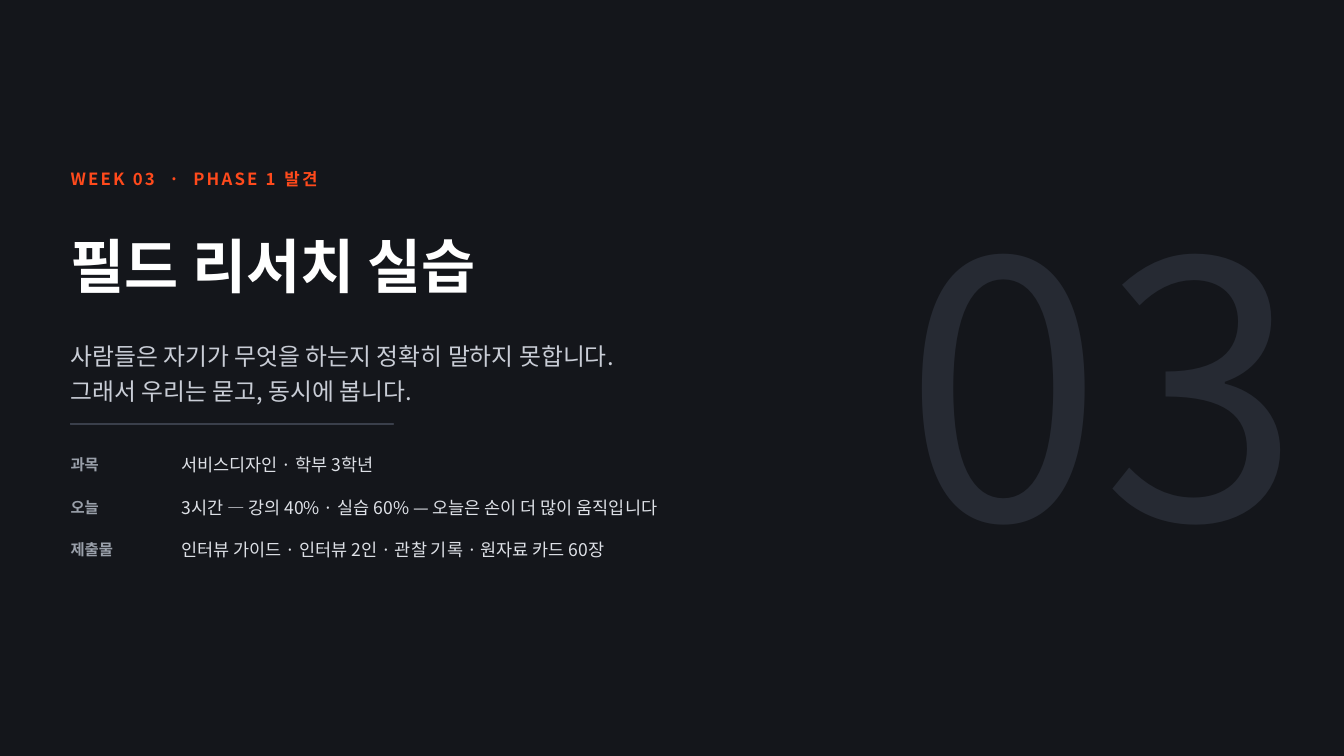
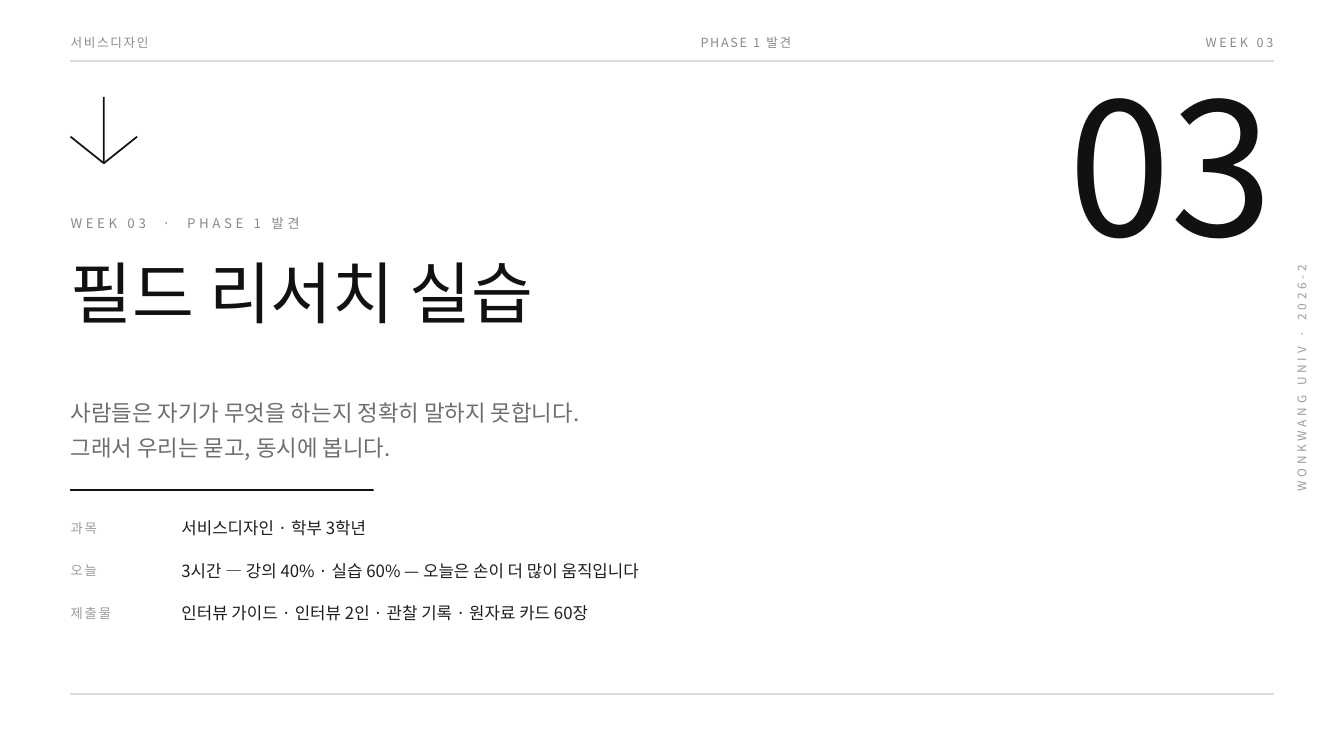
Before and after one commit to design-eng/MIN.D, a slide deck: slide 1 of dist/weeks/서비스디자인_03주차_필드리서치.pptx. Drawn at 1344x756 pixels with LibreOffice and Linux fonts; fonts in the diff are those of the drawing. Boxes give left, top, right and bottom in pixels: in the first picture for what was removed or moved away, otherwise in the second. Text is boxed around its words. In the diff, an @@ line names an element or a change of style, - is before the commit and + after.

```diff
--- a/dist/weeks/서비스디자인_03주차_필드리서치.pptx
+++ b/dist/weeks/서비스디자인_03주차_필드리서치.pptx
@@ background #14161B to #FFFFFF @@
@@ text added at <box>71,36,149,48</box>, 9 pt, text #8A8A8A @@
+서비스디자인
@@ text at <box>701,37,791,48</box>: text changed; size 12 to 9 pt; text colour #FF4A1C to #8A8A8A; bold off @@
-WEEK 03 · PHASE 1 발견
+PHASE 1 발견
@@ text added at <box>1206,38,1274,47</box>, 9 pt, text #8A8A8A @@
+WEEK 03
@@ rectangle added at <box>71,60,1273,62</box>, fill #DCDCDC, outline #DCDCDC 1 pt @@
@@ line added from (104, 97) to (104, 163), #111111 1.25 pt @@
@@ text added at <box>1068,98,1273,239</box>, 132 pt, text #111111 @@
+03
@@ line added from (71, 137) to (104, 163), #111111 1.25 pt @@
@@ line added from (104, 163) to (137, 137), #111111 1.25 pt @@
@@ text added at <box>71,217,300,229</box>, 9.5 pt, text #8A8A8A @@
+WEEK 03 · PHASE 1 발견
@@ text "필드 리서치 실습": place and size @@
-text "필드 리서치 실습" at <box>71,238,476,294</box>
+text "필드 리서치 실습" at <box>71,262,534,324</box>
@@ text "필드 리서치 실습" at <box>71,262,534,324</box>: size 42 to 48 pt, text colour #FFFFFF to #111111, bold off; line spacing 1.16 to 1.12; vertical alignment middle to top @@
@@ text added at <box>1293,276,1310,489</box>, 8.5 pt, text #9B9B9B @@
+WONKWANG UNIV · 2026-2
@@ text "사람들은 자기가 무엇을 하는지 정확히 ...": place and size @@
-text "사람들은 자기가 무엇을 하는지 정확히 ..." at <box>71,345,614,404</box>
+text "사람들은 자기가 무엇을 하는지 정확히 ..." at <box>71,402,580,460</box>
@@ text "사람들은 자기가 무엇을 하는지 정확히 ..." at <box>71,402,580,460</box>: size 17 to 16 pt, text colour #C9CDD6 to #6E6E6E; line spacing 1.24 to 1.3 @@
@@ rectangle: place and size @@
-rectangle at <box>71,423,393,424</box>
+rectangle at <box>71,490,373,491</box>
@@ rectangle at <box>71,490,373,491</box>: fill #3A3F4B to #111111; outline #3A3F4B 1 pt to #111111 1 pt @@
@@ text "서비스디자인 · 학부 3학년": place and size @@
-text "서비스디자인 · 학부 3학년" at <box>181,456,374,473</box>
+text "서비스디자인 · 학부 3학년" at <box>181,520,366,536</box>
@@ text "3시간 — 강의 40% · ...": place and size @@
-text "3시간 — 강의 40% · ..." at <box>181,499,657,516</box>
+text "3시간 — 강의 40% · ..." at <box>181,563,639,579</box>
@@ 3 texts: place and size @@
-3 texts at <box>71,457,114,556</box>
+3 texts at <box>71,522,111,619</box>
@@ size 11 to 9.5 pt, text colour #9AA0AA to #9B9B9B, letter spacing 0 to 1.4 pt, bold off in 3 elements at <box>71,522,97,534</box>, <box>71,564,97,576</box>, <box>71,607,111,619</box> @@
@@ size 12.5 to 12 pt, text colour #DDE0E6 to #1F1F1F in 3 elements at <box>181,520,366,536</box>, <box>181,563,639,579</box>, <box>181,605,588,621</box> @@
@@ text "인터뷰 가이드 · 인터뷰 2인 ...": place and size @@
-text "인터뷰 가이드 · 인터뷰 2인 ..." at <box>181,541,605,558</box>
+text "인터뷰 가이드 · 인터뷰 2인 ..." at <box>181,605,588,621</box>
@@ rectangle added at <box>71,694,1273,695</box>, fill #DCDCDC, outline #DCDCDC 1 pt @@
```
Also in this commit, not shown: 16 other slides changed, 19 other files.
